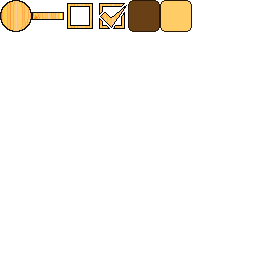
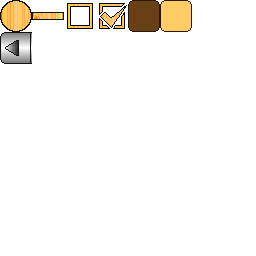
Comparing the layer stacks of the two w=256, h=256 images. Changes:
added layer "Layer #1" above "Layer" over [5, 40, 19, 56]
painted on "Layer" over [0, 32, 32, 64]
